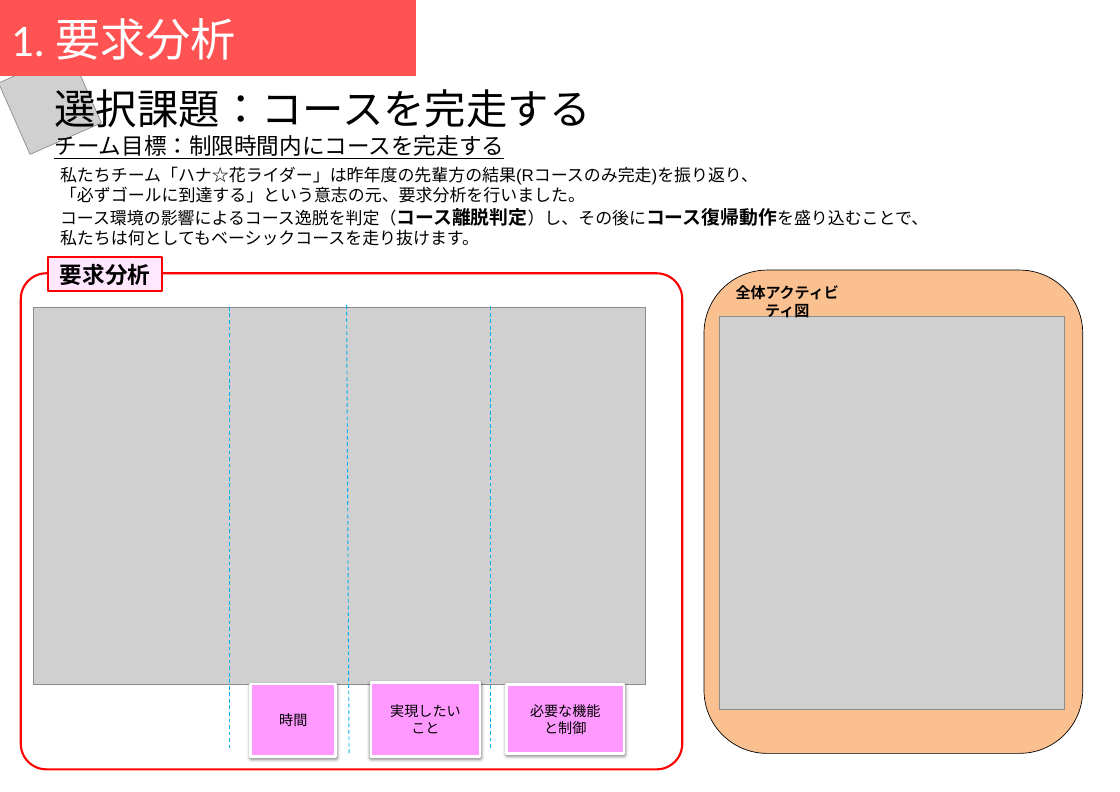
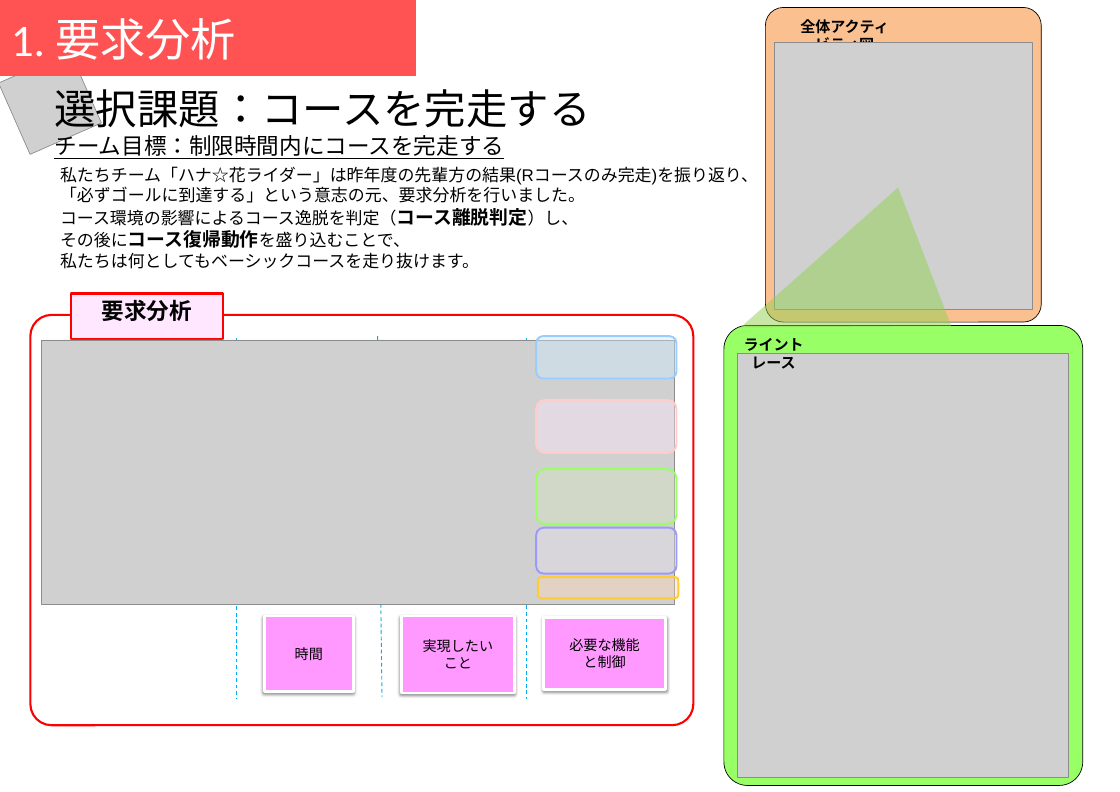
Before and after one commit to Yamacho9/MsBBProject, a slide deck: slide 1 of モデル提出用/モデル_馬場案.pptx. Drawn at 1120x792 pixels with LibreOffice and Linux fonts; fonts in the diff are those of the drawing; grey boxes stand for pictures. Boxes give left, top, right and bottom in pixels: in the first picture for what was removed or moved away, otherwise in the second. Text is boxed around its words. In the diff, an @@ line names an element or a change of style, - is before the commit and + after.

Commit message:
モデルシートレビュー指摘反映

```diff
--- a/モデル提出用/モデル_馬場案.pptx
+++ b/モデル提出用/モデル_馬場案.pptx
@@ rounded rectangle: place and size @@
-rounded rectangle at (704, 270, 1083, 754)
+rounded rectangle at (766, 7, 1041, 323)
@@ rounded rectangle at (766, 7, 1041, 323): proportions changed @@
@@ text "全体アクティビティ図" rewrapped from (736, 285, 839, 321) to (800, 19, 888, 43) @@
@@ picture added at (775, 42, 1033, 309) @@
@@ text at (60, 208, 579, 248): text changed @@
-コース環境の影響によるコース逸脱を判定（コース離脱判定）し、その後にコース復帰動作を盛り込むことで、
+コース環境の影響によるコース逸脱を判定（コース離脱判定）し、
+その後にコース復帰動作を盛り込むことで、
@@ triangle added at (714, 188, 952, 397), fill #92D050 at 50% opacity @@
@@ rectangle "要求分析": place and size @@
-rectangle "要求分析" at (48, 257, 163, 291)
+rectangle "要求分析" at (71, 293, 223, 339)
@@ rounded rectangle: place and size @@
-rounded rectangle at (21, 274, 682, 770)
+rounded rectangle at (30, 315, 694, 726)
@@ rounded rectangle added at (724, 325, 1083, 785), fill #99FF66, outline #000000 0.75 pt @@
@@ picture: place and size @@
-picture at (33, 308, 646, 685)
+picture at (42, 340, 675, 605)
@@ line moved from (229, 307) - (229, 749) to (236, 339) - (236, 699) @@
@@ line moved from (347, 306) - (349, 755) to (377, 336) - (382, 697) @@
@@ line moved from (491, 306) - (491, 748) to (526, 337) - (526, 699) @@
@@ picture: place and size @@
-picture at (719, 316, 1064, 709)
+picture at (737, 353, 1069, 778)
@@ text added at (744, 338, 804, 369), 16 pt, text #000000, bold @@
+ライントレース
@@ group added at (536, 336, 678, 598): 5 rounded rectangles @@
@@ rectangle "時間": place and size @@
-rectangle "時間" at (251, 684, 336, 757)
+rectangle "時間" at (264, 616, 353, 691)
@@ rectangle "実現したい": place and size @@
-rectangle "実現したい" at (371, 682, 480, 756)
+rectangle "実現したい" at (401, 616, 514, 693)
@@ rectangle "必要な機能": place and size @@
-rectangle "必要な機能" at (507, 685, 624, 753)
+rectangle "必要な機能" at (543, 618, 665, 690)
```
Also in this commit, not shown: 4 other slides changed, 1 slide removed, 1 other file.
